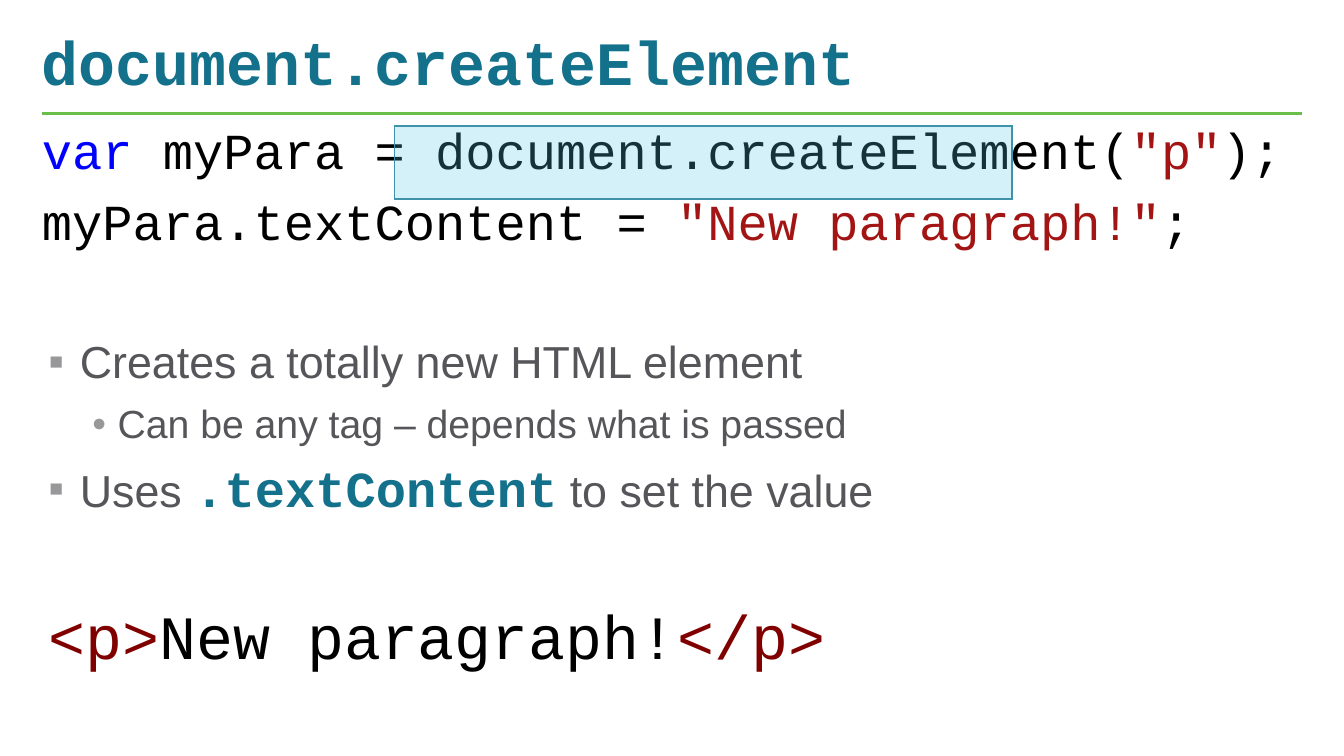
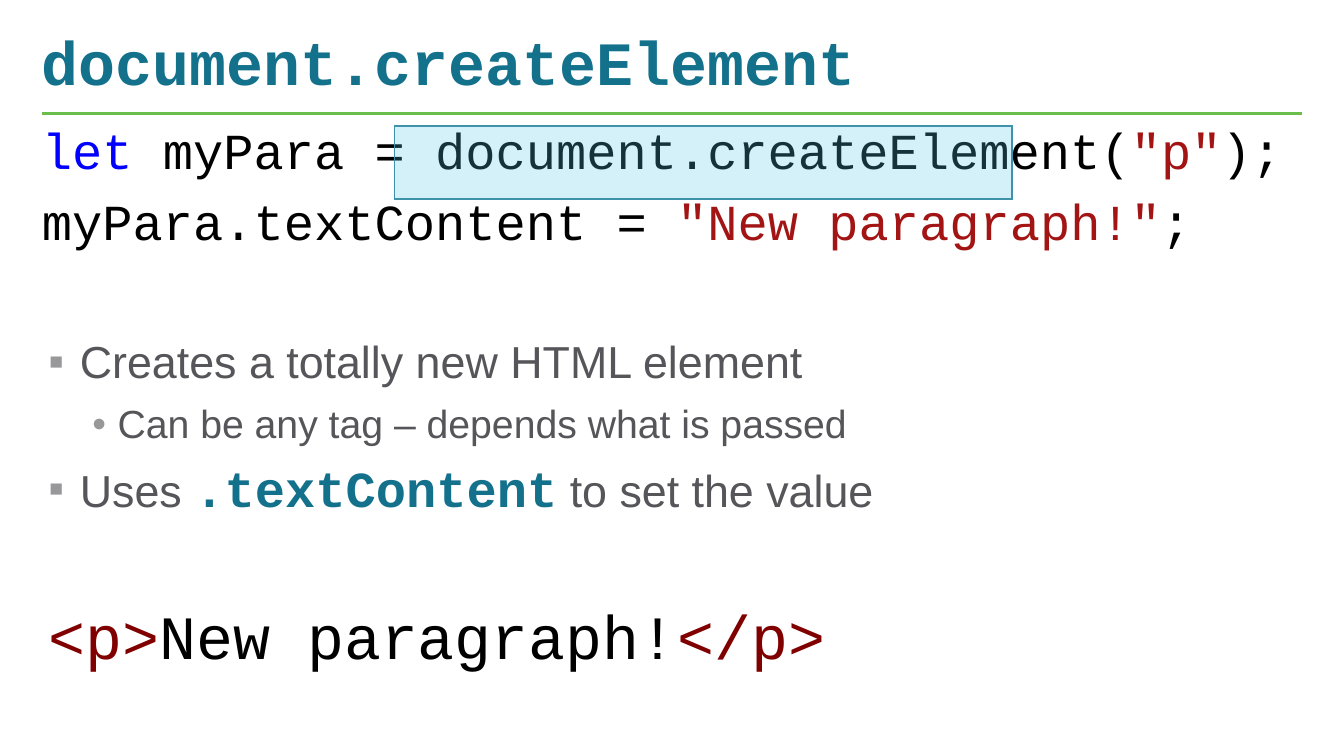
Before and after one commit to hytechclub/web-102, a slide deck: slide 5 of Week07/DomManipulationContinued.pptx. Drawn at 1344x756 pixels with LibreOffice and Linux fonts; fonts in the diff are those of the drawing. Boxes give left, top, right and bottom in pixels: in the first picture for what was removed or moved away, otherwise in the second. Text is boxed around its words. In the diff, an @@ line names an element or a change of style, - is before the commit and + after.

```diff
--- a/Week07/DomManipulationContinued.pptx
+++ b/Week07/DomManipulationContinued.pptx
@@ text at (x1=42, y1=133, x2=1282, y2=184): text changed @@
-var myPara = document.createElement("p");
+let myPara = document.createElement("p");
```
Also in this commit, not shown: 5 other slides changed, 1 slide added.
